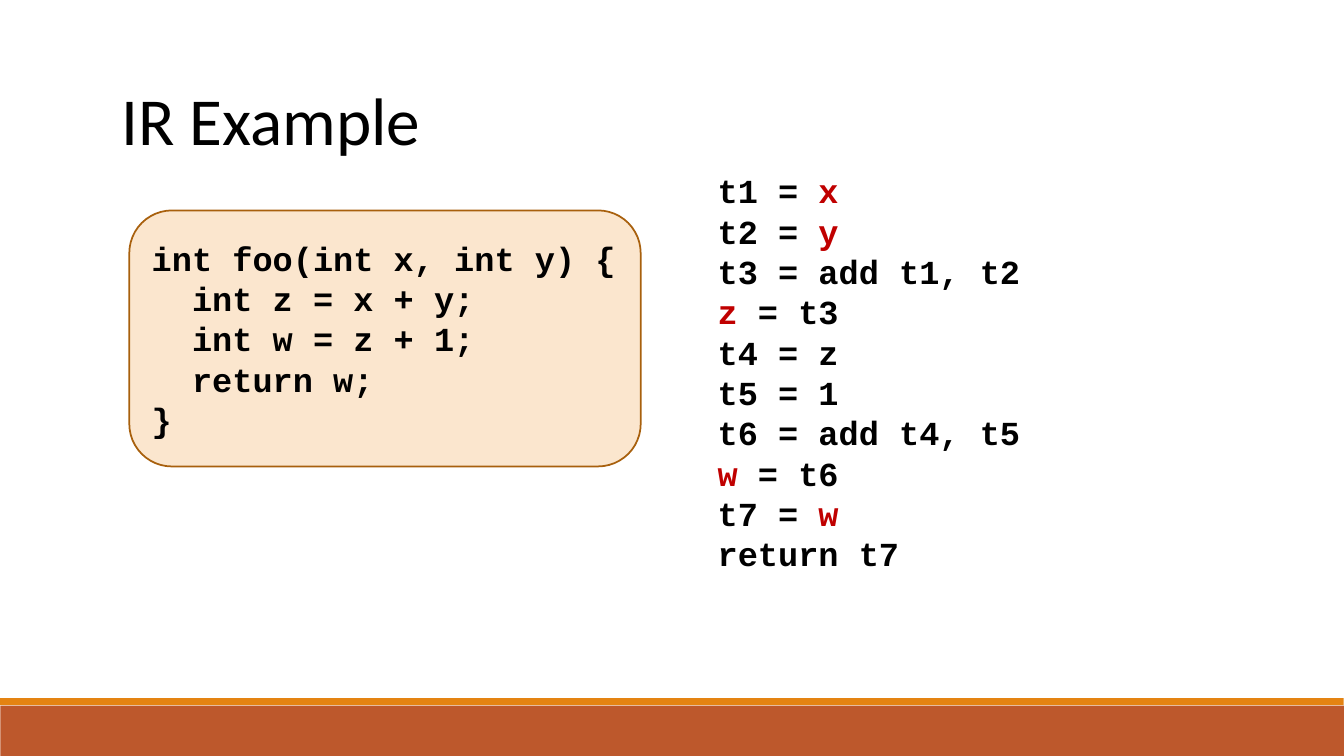
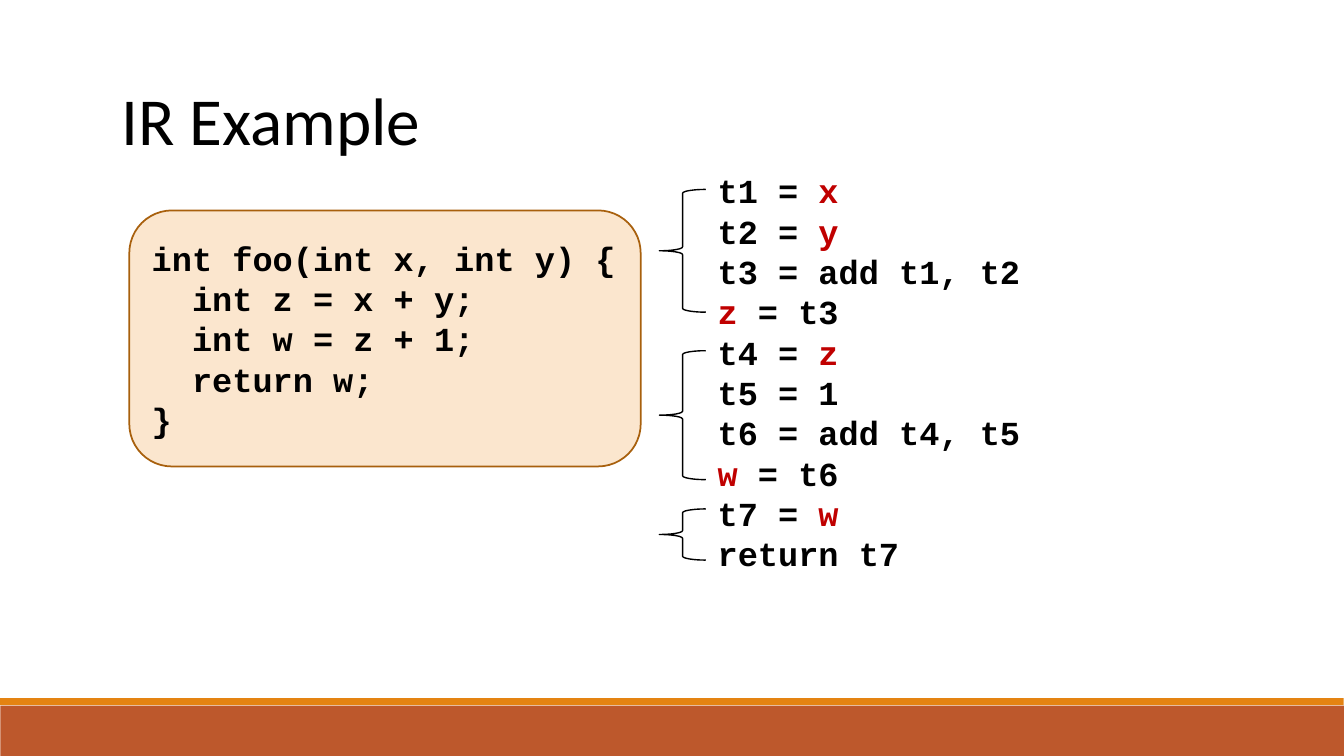
Before and after one commit to raghadzeidan/COMPILATION_TAU_FOR_STUDENTS, a slide deck: slide 4 of new_slides/IR.pptx. Drawn at 1344x756 pixels with LibreOffice and Linux fonts; fonts in the diff are those of the drawing. Boxes give left, top, right and bottom in pixels: in the first picture for what was removed or moved away, otherwise in the second. Text is boxed around its words. In the diff, an @@ line names an element or a change of style, - is before the commit and + after.

```diff
--- a/new_slides/IR.pptx
+++ b/new_slides/IR.pptx
@@ left brace added at bbox=[659, 190, 706, 313], outline #000000 1 pt @@
@@ left brace added at bbox=[659, 351, 706, 480], outline #000000 1 pt @@
@@ text at bbox=[718, 342, 838, 366]: text colour #000000 to #C00000 in "z" @@
@@ left brace added at bbox=[659, 509, 706, 561], outline #000000 1 pt @@
```
Also in this commit, not shown: 13 other slides changed, 17 slides added, 1 other file.
